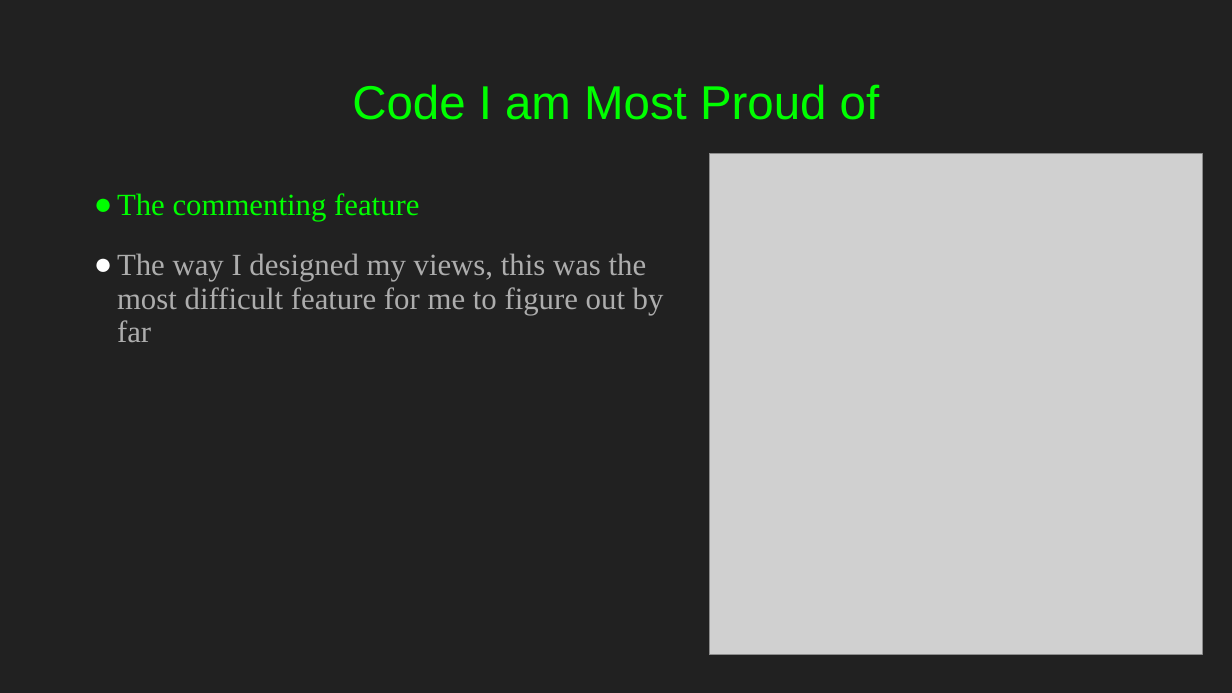
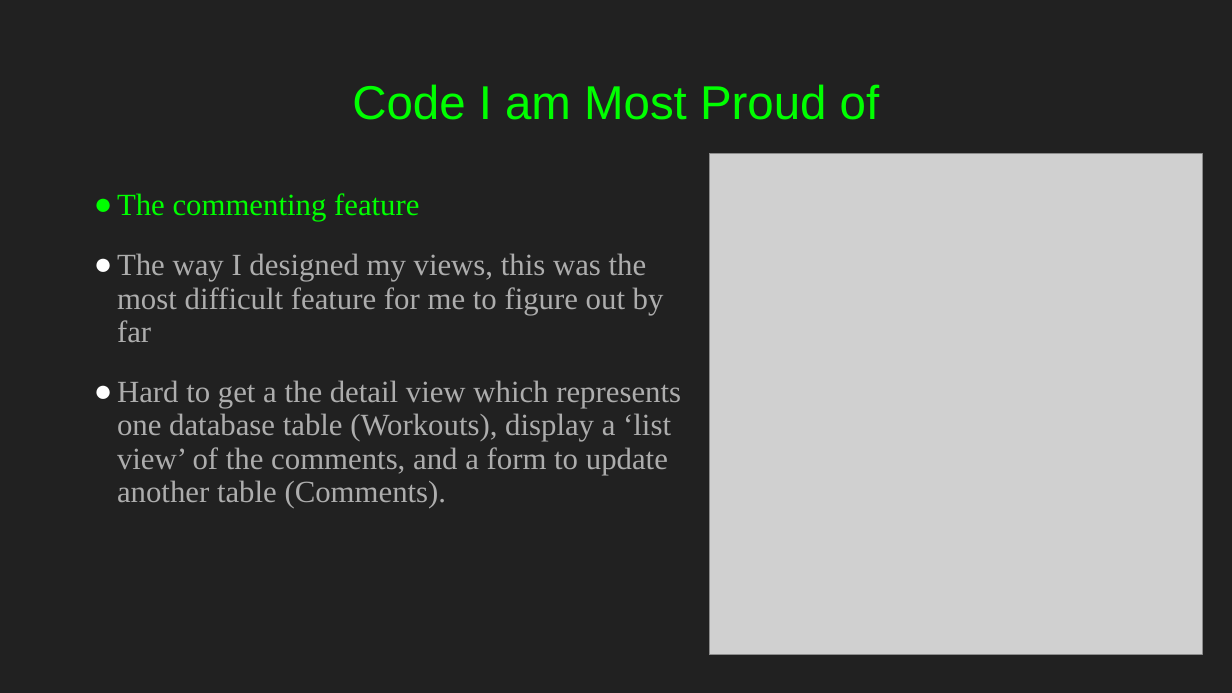
Before and after one commit to pab15/CS-232-Final, a slide deck: slide 3 of Presentation/CS232 Final.pptx. Drawn at 1232x693 pixels with LibreOffice and Linux fonts; fonts in the diff are those of the drawing; grey boxes stand for pictures. Boxes give left, top, right and bottom in pixels: in the first picture for what was removed or moved away, otherwise in the second. Text is boxed around its words. In the diff, an @@ line names an element or a change of style, - is before the commit and + after.

```diff
--- a/Presentation/CS232 Final.pptx
+++ b/Presentation/CS232 Final.pptx
@@ text at [117, 380, 681, 508]: paragraph added @@
+● Hard to get a the detail view which represents one database table (Workouts), display a ‘list view’ of the comments, and a form to update another table (Comments).
```
Also in this commit, not shown: 1 other slide changed, 3 other files.
